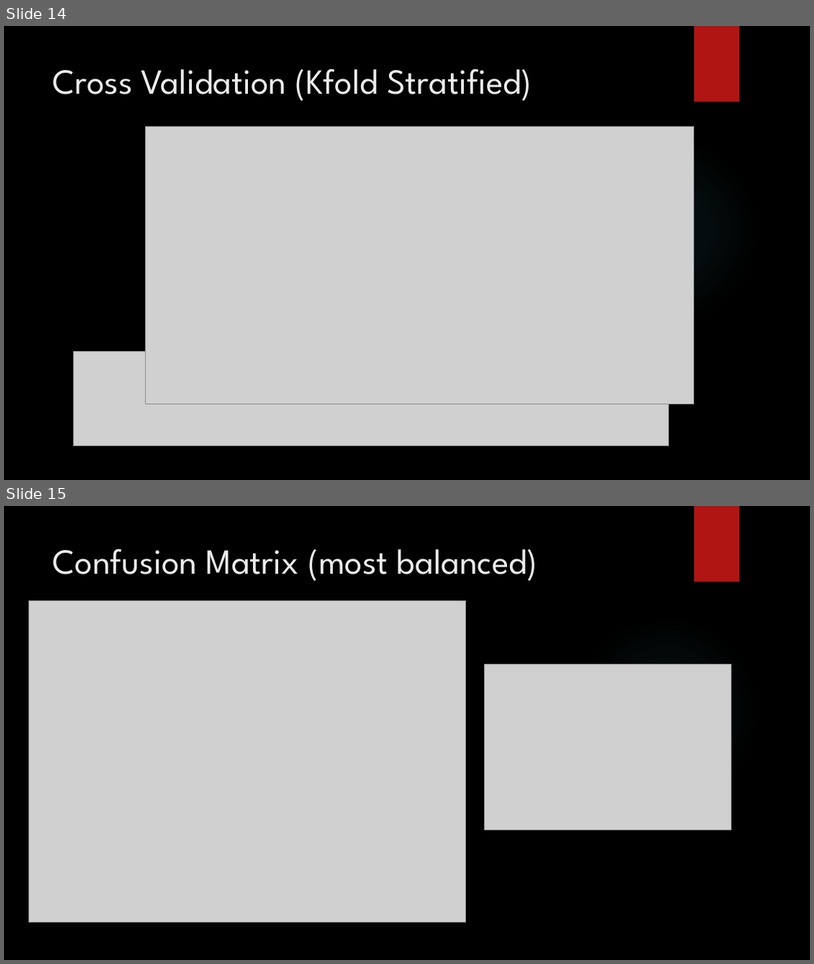
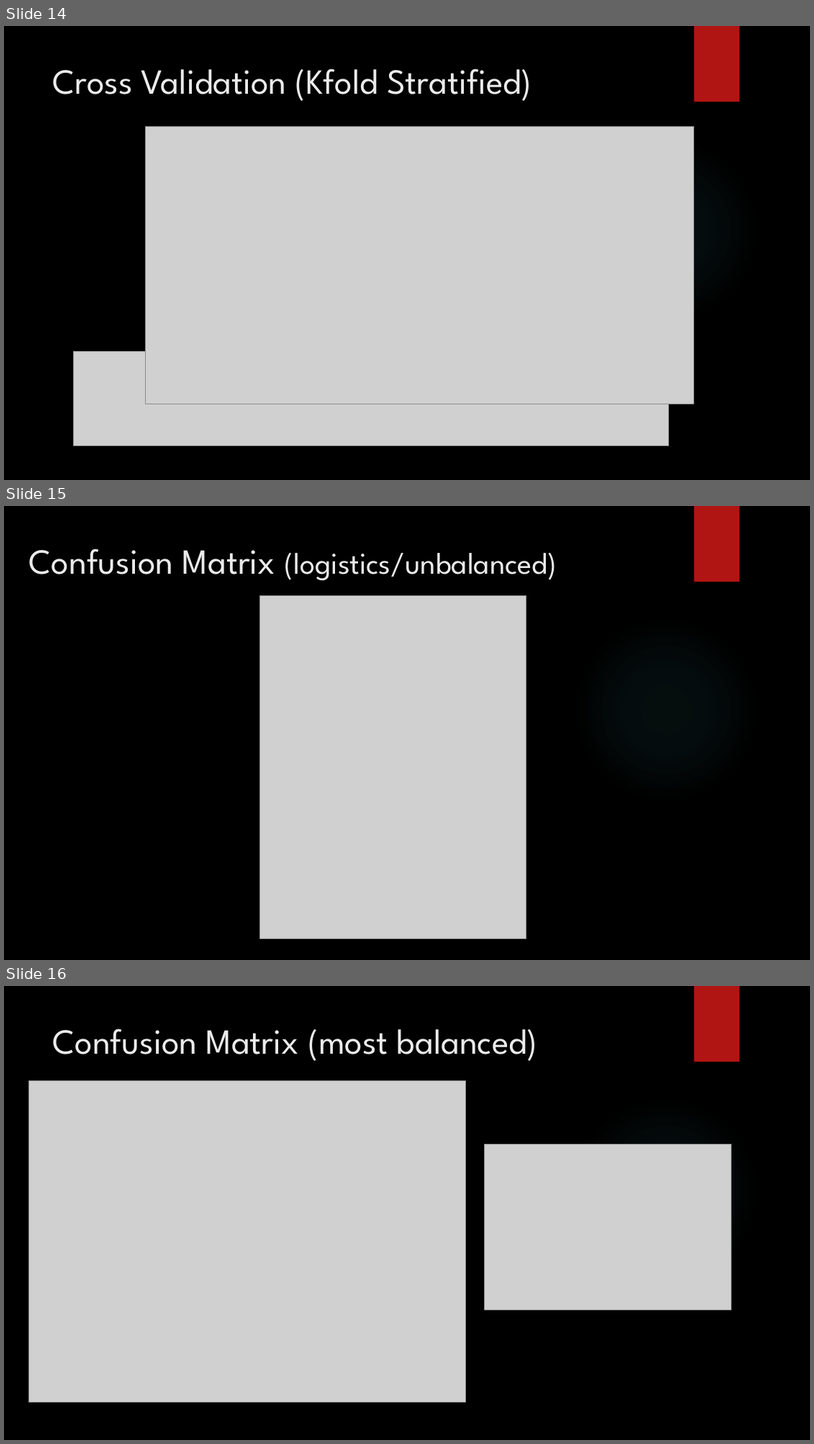
Before and after one commit to ppages01/FP_machinelearning, a slide deck: final.pptx. Shown one above the other, each under a label of ours: slides 14 and 15 before the commit, slides 14, 15 and 16 after it. The pictures are 814x964 and 814x1444 pixels, drawn with LibreOffice and Linux fonts; fonts in the diff are those of the drawing; grey boxes stand for pictures; background and template pictures are left out. Boxes give left, top, right and bottom in pixels: in the first picture for what was removed or moved away, otherwise in the second. Text is boxed around its words. In the diff, an @@ line names an element or a change of style, - is before the commit and + after.

```diff
--- a/final.pptx
+++ b/final.pptx
@@ slide 15 added at (4, 506, 810, 960), background picture (left out); not listed: 2 template elements that a slide beside it also shows @@
@@ title added at (29, 548, 557, 581), 36 pt, text #EBEBEB @@
+Confusion Matrix (logistics/unbalanced)
@@ picture added at (260, 595, 527, 938) @@
@@ what was slide 15 is now slide 16 @@
```
Also in this commit, not shown: 3 slides changed, 1 other file.
